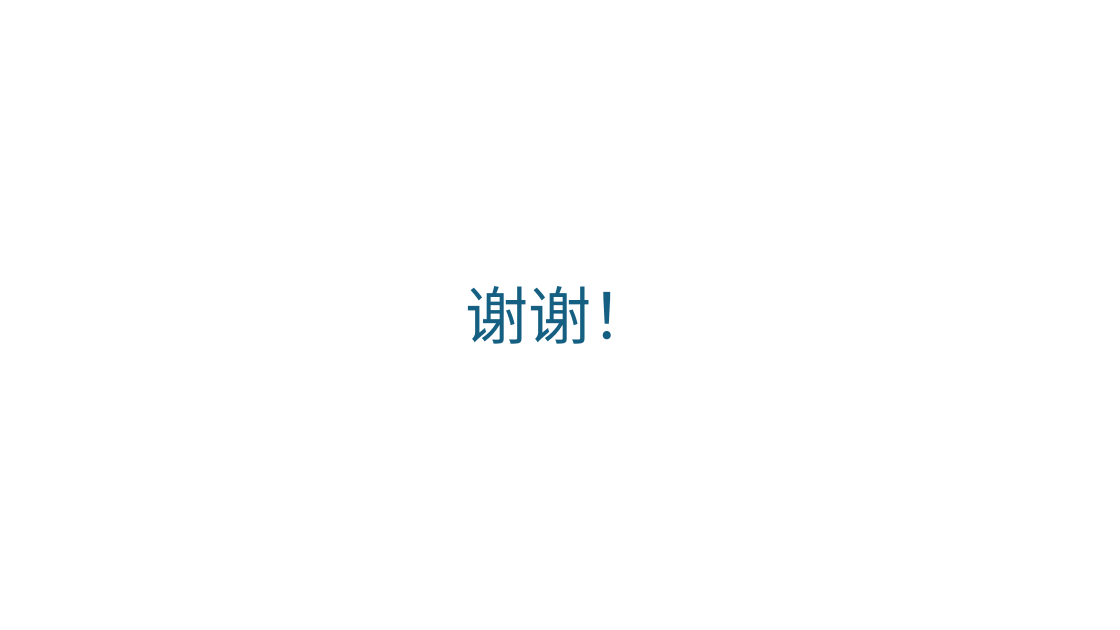
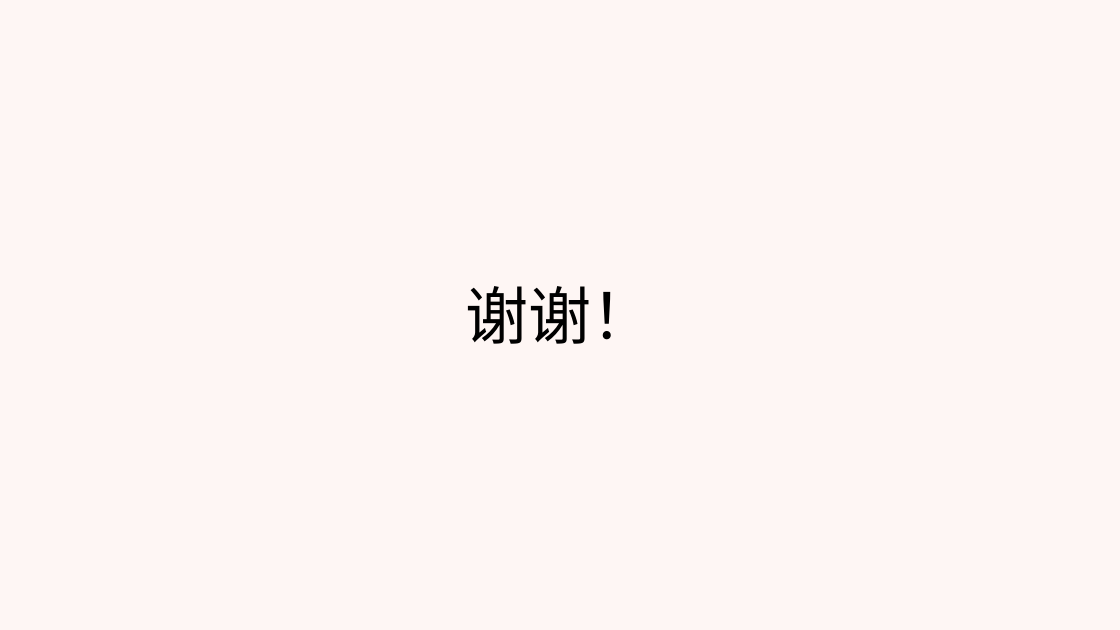
Before and after one commit to Jzzzi/Courses, a slide deck: slide 17 of introToAi/FinalPre/人工智能导论 股票预测.pptx (slide 15 before the commit). Drawn at 1120x630 pixels with LibreOffice and Linux fonts; fonts in the diff are those of the drawing. Boxes give left, top, right and bottom in pixels: in the first picture for what was removed or moved away, otherwise in the second. Text is boxed around its words. In the diff, an @@ line names an element or a change of style, - is before the commit and + after.

```diff
--- a/introToAi/FinalPre/人工智能导论 股票预测.pptx
+++ b/introToAi/FinalPre/人工智能导论 股票预测.pptx
@@ background #FFFFFF to #FEF6F4 @@
@@ text "谢谢！" at <box>465,286,654,344</box>: text colour #156082 to #000000 @@
```
Also in this commit, not shown: 12 other slides changed, 4 slides added, 2 slides removed, 4 other files.
